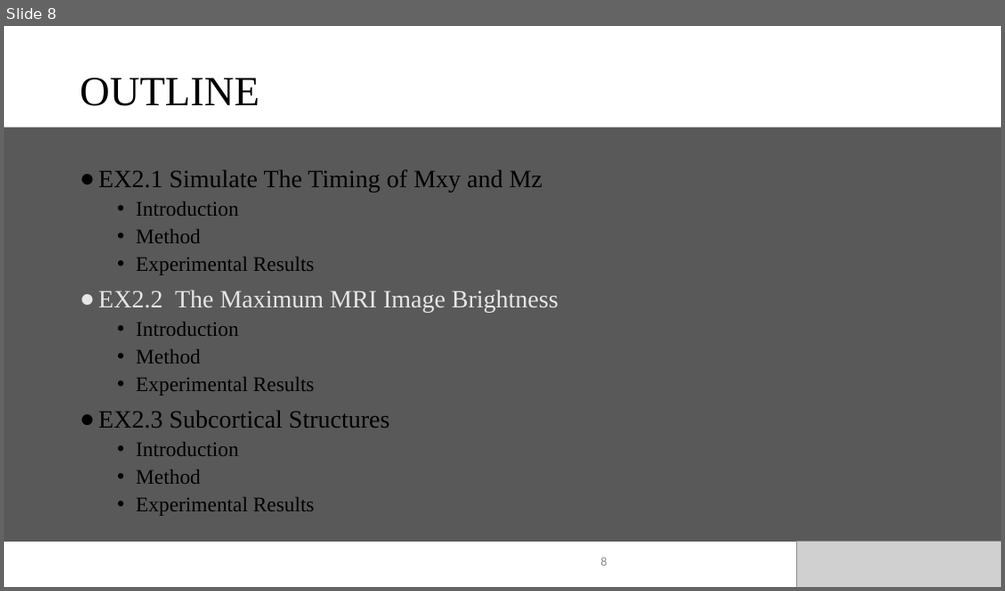
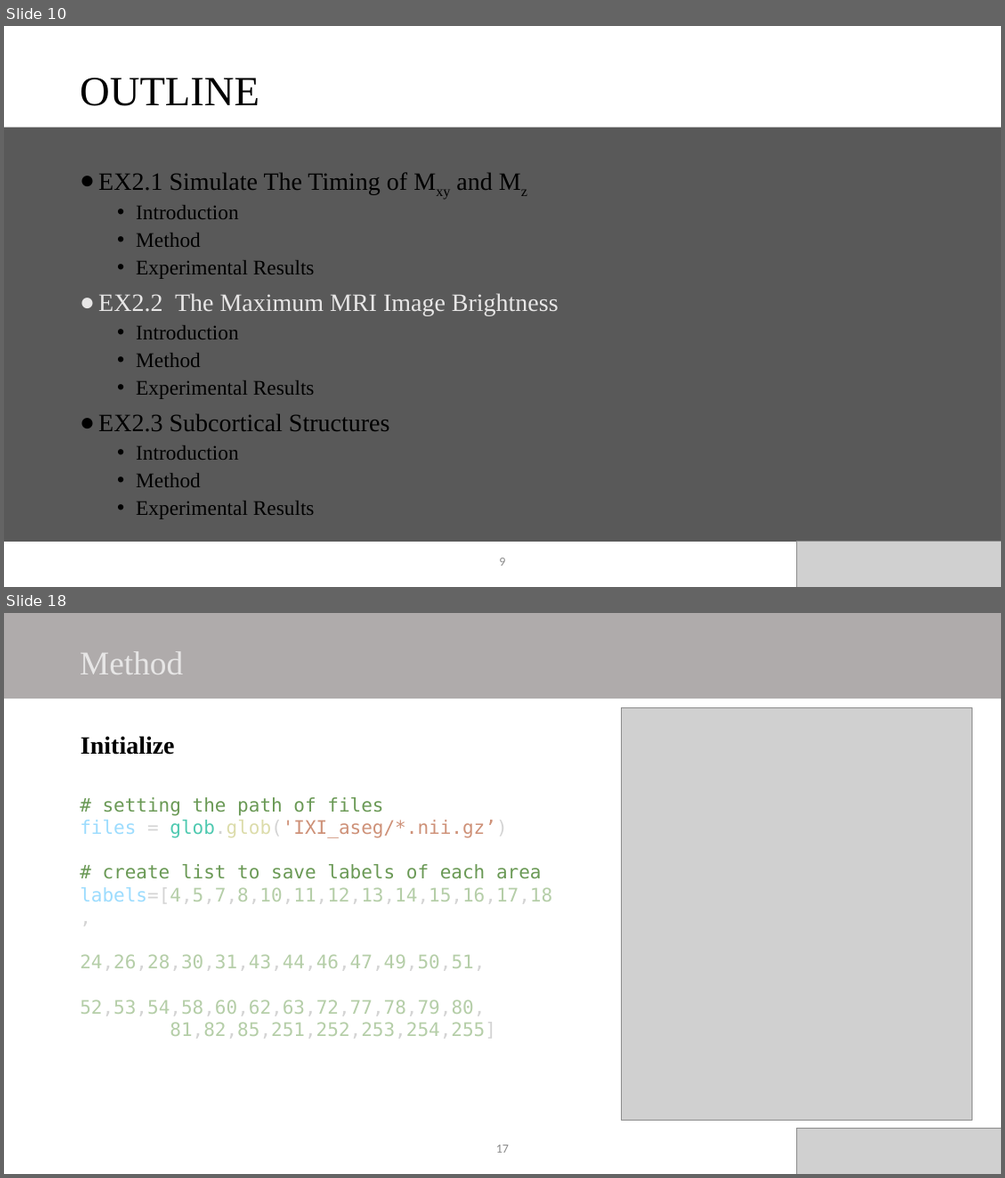
Before and after one commit to DanielHo-BS/MRI, a slide deck: FLASH_HW2/HW2.pptx. Shown one above the other, each under a label of ours: slide 8 before the commit, slides 10 and 18 after it; the slides between them are not shown. The pictures are 1005x591 and 1005x1178 pixels, drawn with LibreOffice and Linux fonts; fonts in the diff are those of the drawing; grey boxes stand for pictures. Boxes give left, top, right and bottom in pixels: in the first picture for what was removed or moved away, otherwise in the second. Text is boxed around its words. In the diff, an @@ line names an element or a change of style, - is before the commit and + after.

```diff
--- a/FLASH_HW2/HW2.pptx
+++ b/FLASH_HW2/HW2.pptx
@@ slide 18 added at [4,613,1001,1174], background #FFFFFF @@
@@ rectangle added at [4,613,1001,699], fill #AFABAB @@
@@ text added at [80,651,183,674], 32 pt, text #E7E6E6 @@
+Method
@@ picture added at [621,707,971,1119] @@
@@ text added at [81,736,175,755], 24 pt, text #000000, bold @@
+Initialize
@@ text added at [80,797,552,1038], 18 pt, text #B5CEA8 @@
+# setting the path of files
+files = glob.glob('IXI_aseg/*.nii.gz’)
+# create list to save labels of each area
+labels=[4,5,7,8,10,11,12,13,14,15,16,17,18,
+24,26,28,30,31,43,44,46,47,49,50,51,
+52,53,54,58,60,62,63,72,77,78,79,80,
+81,82,85,251,252,253,254,255]
@@ page number added at [496,1144,509,1152], 12 pt, text #8C8C8C @@
+17
@@ picture added at [797,1128,1001,1174] @@
@@ what was slide 8 is now slide 10 @@
@@ slide 10 changed as well @@
@@ text at [98,172,492,195]: now subscript in "Mxy Mz" @@
@@ page number at [499,557,505,565]: text changed @@
-8
+9
```
Also in this commit, not shown: 2 other slides changed, 22 other slides added, 7 slides removed, 6 other files.
